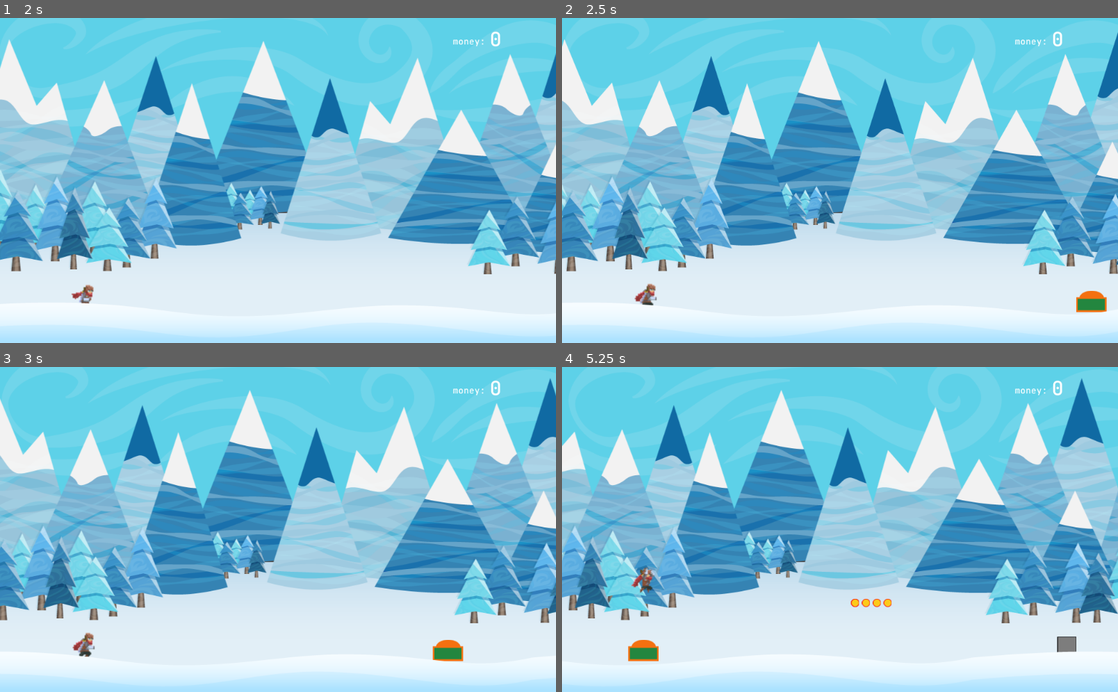
Above: before the commit, frames 1-4 (two rows, left to right).
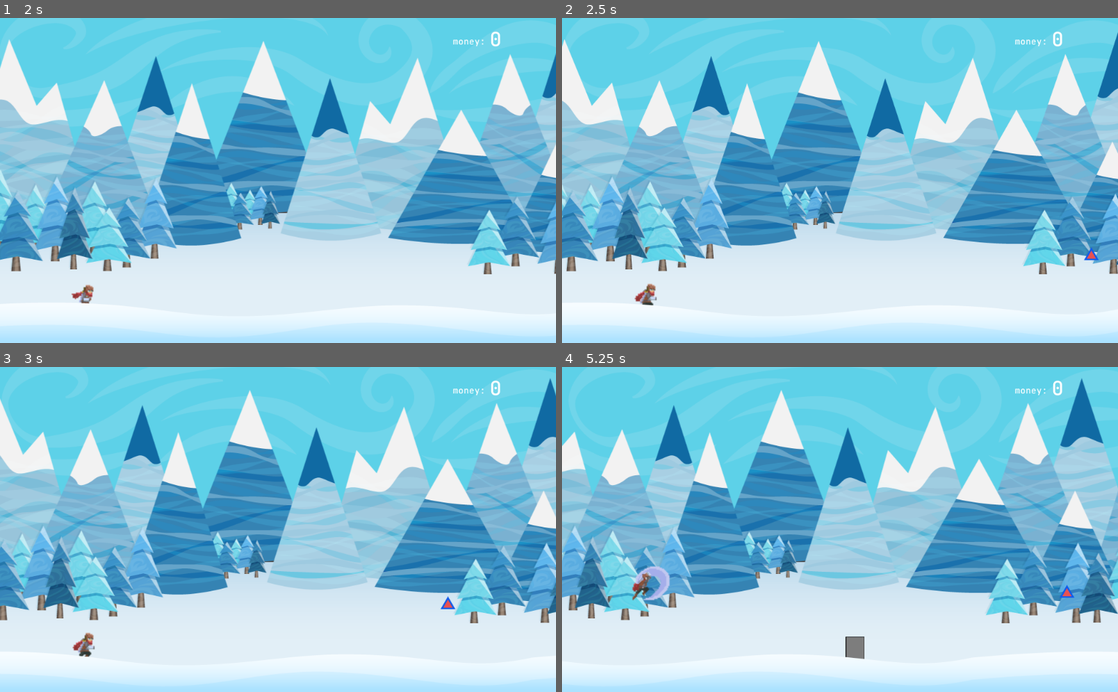
Above: after the commit, the same moments.

Repository: 1shevelov/Monster-Farm-prototype
Game: Godot game, scene res://Game.tscn
Two runs of this game, one before a commit and one after it. Both use one fixed random seed, a clock stepped at 60 frames per second and the inputs below. Sound files missing from this copy of the repository are replaced by a short silence.
Inputs:
- Up to frame 1 (2 s): tap Space (jump) at 0.77, 1.52 s
- Up to frame 2 (2.5 s): no input
- Up to frame 3 (3 s): no input
- Up to frame 4 (5.25 s): tap Space (jump) at 3.02, 3.77, 4.52 s

Frame 1 is identical in both runs. In frame 2, 0.4% of the frame differs, in the area x 92-98%, y 70-91%; in frame 3, 0.4%; in frame 4, 1.4%, in the area x 11-93%, y 61-91%.

Commit message:
Objects reworked, weapons added

Diff:
--- /dev/null
+++ b/assets/objects/big_stone.json
@@ -0,0 +1,10 @@
+{
+    "name": "big_stone",
+    "type": "Obstacle",
+    "hp": {
+        "min": 31,
+        "max": 68
+    },
+    "money": 0,
+    "image": "big_stone.png"
+}
--- a/assets/objects/treasure_chest.json
+++ b/assets/objects/treasure_chest.json
@@ -9,5 +9,6 @@
         "min": 250,
         "max": 900
     },
-    "image": "treasure_chest.png"
+    "image": "treasure_chest.png",
+    "weapon": "treasure chest's explosion"
 }
--- /dev/null
+++ b/assets/objects/trimob.json
@@ -0,0 +1,10 @@
+{
+    "name": "trimob",
+    "type": "OneHitMob",
+    "money": {
+	"min": 2,
+	"max": 5
+	},
+    "image": "trimob.png",
+    "weapon": "trimob's talons"
+}
--- /dev/null
+++ b/assets/objects/weapons.json
@@ -0,0 +1,33 @@
+{
+	{
+		"name": "stick",
+		"damage": {
+			"min": 5,
+			"max": 8
+		},
+		"delay": 1.0
+	},
+	{
+		"name": "sword",
+		"damage": {
+			"min": 15,
+			"max": 25
+		},
+		"delay": 2.0,
+		"probability": 0.9,
+	},
+	{
+		"name": "trimob's talons",
+		"damage": 5,
+		"one-time": true
+	},
+	{
+		"name": "treasure chest's explosion",
+		"damage": {
+			"min": 45,
+			"max": 79
+		},
+		"one-time": true,
+		"probability": 0.05
+	}
+}
--- a/avatar/Avatar.gd
+++ b/avatar/Avatar.gd
@@ -124,10 +124,18 @@
 	Signals.emit_signal("world_stopped")
 
 
-func on_one_hit_killed(killed_node: Node2D) -> void:
+func on_one_hit_killed(killed_node: Node2D, money_given: int = 0) -> void:
 	print(killed_node, " killed")
+	add_money(money_given)
 #	animation.stop()
 	animation.play("AirAttack")
+
+
+func add_money(money_given: int) -> void:
+	if money > 0:
+		print("Money given: ", money_given)
+		money += money_given
+		Signals.emit_signal("update_money", money)
 
 
 func kill_avatar():
@@ -148,9 +156,8 @@
 
 func on_killed(killed_node: Node2D, money_given: int = 0) -> void:
 	if attacked_node == killed_node:
-		print(killed_node, " killed, giving ", money_given)
-		money += money_given
-		Signals.emit_signal("update_money", money)
+		print(killed_node, " killed")
+		add_money(money_given)
 		$AttackTimer.stop()
 		state = RUN
 		Globals.world_speed = Globals.RUN_WORLD_SPEED
--- a/objects/InitObjects.gd
+++ b/objects/InitObjects.gd
@@ -4,10 +4,13 @@
 
 extends GDScript
 
-const objects_files := ["treasure_chest.json"]
+const objects_files := [
+	"trimob.json",
+	"big_stone.json",
+	"treasure_chest.json"]
 const objects: Array = []
 
-const obstacle_scene: String = Resources.objects_scenes + "Obstacle.tscn"
+#const obstacle_scene: String = Resources.objects_scenes + "Obstacle.tscn"
 
 
 func load_all_objects() -> void:
--- a/objects/Obstacle.gd
+++ b/objects/Obstacle.gd
@@ -23,32 +23,36 @@
 		var hp_min := 0.0
 		var hp_max := 0.0
 		if typeof(obj.hp) == TYPE_REAL:
-			hp_min = obj.hp
-			hp_max = hp_min
+			if obj.hp > 0:
+				hp_min = obj.hp
+			full_hp = int(round(hp_min))
+			current_hp = full_hp
 		elif typeof(obj.hp) == TYPE_DICTIONARY:
-			if obj.hp.has("min"):
+			if obj.hp.has("min") and obj.hp.min == TYPE_REAL and obj.hp.min > 0:
 				hp_min = obj.hp.min
-			if obj.hp.has("max"):
-				hp_max = obj.hp.max
-		if hp_min >= 0 and hp_max >= hp_min:
-# warning-ignore:narrowing_conversion
-			full_hp = round(rand_range(hp_min, hp_max))
+			if obj.hp.has("max") and obj.hp.max == TYPE_REAL:
+				if obj.hp.max > hp_min:
+					hp_max = obj.hp.max
+				else:
+					hp_max = hp_min
+			full_hp = int(round(rand_range(hp_min, hp_max)))
 			current_hp = full_hp
 
 	if obj.has("money"):
 		var money_min := 0.0
 		var money_max := 0.0
 		if typeof(obj.money) == TYPE_REAL:
-			money_min = obj.money
-			money_max = obj.money
+			if obj.money > 0:
+				money_min = obj.money
+			money = int(round(money_min))
 		elif typeof(obj.money) == TYPE_DICTIONARY:
-			if obj.money.has("min"):
+			if obj.money.has("min") and obj.money.min == TYPE_REAL and obj.money.min > 0:
 				money_min = obj.money.min
-			if obj.money.has("max"):
+			if obj.money.has("max") and obj.money.max == TYPE_REAL:
 				money_max = obj.money.max
-		if money_min >= 0 and money_max >= money_min:
-# warning-ignore:narrowing_conversion
-			money = round(rand_range(money_min, money_max))
+				if money_max < money_min:
+					money_max = money_min
+		money = int(round(rand_range(money_min, money_max)))
 
 
 func _physics_process(_delta):
--- /dev/null
+++ b/objects/OneHitMob.gd
@@ -0,0 +1,48 @@
+extends "../scripts/ScrollMovement.gd"
+
+onready var hit_sound := $HitSound
+onready var money_sound := $MoneySound
+
+var money: int
+
+func init(obj: Dictionary) -> void:
+	if obj.has("image"):
+		$Sprite.set_texture(load(Resources.objects + obj.image))
+		var sprite_size: Vector2 = $Sprite.get_texture().get_size()
+#		if sprite_size.x > sprite_size.y:
+		$Collision/CollisionShape2D.get_shape().set_radius(sprite_size.x / 1.5)
+
+	if obj.has("money"):
+		var money_min := 0.0
+		var money_max := 0.0
+		if typeof(obj.money) == TYPE_REAL:
+			money_min = obj.money
+			money_max = obj.money
+		elif typeof(obj.money) == TYPE_DICTIONARY:
+			if obj.money.has("min"):
+				money_min = obj.money.min
+			if obj.money.has("max"):
+				money_max = obj.money.max
+		if money_min >= 0 and money_max >= money_min:
+# warning-ignore:narrowing_conversion
+			money = round(rand_range(money_min, money_max))
+
+
+func _physics_process(_delta):
+	move()
+
+
+func _on_Collision_body_entered(body: Node):
+	if body.name == "Avatar":
+		hide()
+		if not Globals.SILENT_MODE:
+			hit_sound.play()
+		Signals.emit_signal("one_hit_killed", self, money)
+		if money > 0 and not Globals.SILENT_MODE:
+			money_sound.play()
+		yield(hit_sound, "finished")
+		queue_free()
+
+
+func _on_VisibilityNotifier2D_screen_exited():
+	queue_free()
--- a/objects/Trimob.tscn
+++ b/objects/OneHitMob.tscn
@@ -1,18 +1,17 @@
 [gd_scene load_steps=6 format=2]
 
 [ext_resource path="res://objects/Collision.tscn" type="PackedScene" id=1]
-[ext_resource path="res://assets/objects/trimob.png" type="Texture" id=2]
-[ext_resource path="res://objects/Trimob.gd" type="Script" id=3]
-[ext_resource path="res://assets/sounds/stone-hit.wav" type="AudioStream" id=4]
+[ext_resource path="res://objects/OneHitMob.gd" type="Script" id=2]
+[ext_resource path="res://assets/sounds/stone-hit.wav" type="AudioStream" id=3]
+[ext_resource path="res://assets/sounds/coin-pickup.wav" type="AudioStream" id=5]
 
 [sub_resource type="CircleShape2D" id=1]
 radius = 15.8114
 
-[node name="Trimob" type="Node2D"]
-script = ExtResource( 3 )
+[node name="OneHitMob" type="Node2D"]
+script = ExtResource( 2 )
 
 [node name="Sprite" type="Sprite" parent="."]
-texture = ExtResource( 2 )
 
 [node name="Collision" parent="." instance=ExtResource( 1 )]
 
@@ -23,7 +22,11 @@
 [node name="VisibilityNotifier2D" type="VisibilityNotifier2D" parent="."]
 
 [node name="HitSound" type="AudioStreamPlayer" parent="."]
-stream = ExtResource( 4 )
+stream = ExtResource( 3 )
+volume_db = -25.0
+
+[node name="MoneySound" type="AudioStreamPlayer" parent="."]
+stream = ExtResource( 5 )
 volume_db = -25.0
 
 [connection signal="body_entered" from="Collision" to="." method="_on_Collision_body_entered"]
--- a/objects/Spawner.gd
+++ b/objects/Spawner.gd
@@ -6,14 +6,12 @@
 var selected_scene_index := 0
 
 const coin_scene := "Coin"
-const stone_scene := "Stone"
-const trimob_scene := "Trimob"
+const onehitmob_scene := "OneHitMob"
 const obstacle_scene := "Obstacle"
 
 const packed_scenes = [
 	"res://objects/Coin.tscn",
-	"res://objects/Stone.tscn",
-	"res://objects/Trimob.tscn",
+	"res://objects/OneHitMob.tscn",
 	"res://objects/Obstacle.tscn"]
 var scenes := []
 
@@ -51,11 +49,15 @@
 	selected_scene_index = RNG.randi_range(0, scenes.size() - 1)
 	var temp_scene = scenes[selected_scene_index].instance()
 	match temp_scene.name:
-		coin_scene, trimob_scene:
+		coin_scene:
 			temp_scene.translate(Vector2(0, -Globals.SPAWN_LAYER_HEIGHT \
 				* rand_range(1, Globals.SPAWN_LAYER_NUM)))
 		obstacle_scene:
 			temp_scene.init(get_object(obstacle_scene))
+		onehitmob_scene:
+			temp_scene.init(get_object(onehitmob_scene))
+			temp_scene.translate(Vector2(0, -Globals.SPAWN_LAYER_HEIGHT \
+				* rand_range(1, Globals.SPAWN_LAYER_NUM)))
 
 #	add_child_below_node(self, temp_scene) - was used in tutorial, why?
 	add_child(temp_scene)
@@ -65,9 +67,12 @@
 
 
 func get_object(scene_name: String) -> Dictionary:
+	var scene_objects: Array = []
 	for obj in objects:
 		if(obj["type"] == scene_name):
-			return obj
+			scene_objects.append(obj)
+	if scene_objects.size() > 0:
+		return scene_objects[randi() % scene_objects.size()]
 	return {}
 
 
--- a/objects/Stone.gd
+++ /dev/null
@@ -1,34 +0,0 @@
-extends "../scripts/ScrollMovement.gd"
-
-onready var hit_sound := $HitSound
-
-onready var full_health_pool: int = round(rand_range(Globals.STONE_HEALTH_MIN,
-	Globals.STONE_HEALTH_MAX))
-onready var current_health: int = full_health_pool
-
-
-func _physics_process(_delta):
-	move()
-
-
-func _on_Collision_body_entered(body: Node):
-	if body.name == "Avatar":
-		if not Globals.SILENT_MODE:
-			hit_sound.play()
-		Signals.emit_signal("being_attacked", self)
-
-
-func _on_VisibilityNotifier2D_screen_exited():
-	queue_free()
-
-
-func receive_damage(amount: int) -> void:
-	current_health -= amount
-	print(self, " has health = ", current_health)
-	if current_health < 0:
-		current_health = 0
-	$HPBarUI.update_health(float(current_health) / float(full_health_pool) * 100)
-	if current_health <= 0:
-		Signals.emit_signal("killed", self)
-#		die effect or sound?
-		queue_free()
--- a/objects/Stone.tscn
+++ b/objects/Stone.tscn
@@ -1,8 +1,6 @@
-[gd_scene load_steps=7 format=2]
+[gd_scene load_steps=5 format=2]
 
 [ext_resource path="res://objects/Collision.tscn" type="PackedScene" id=1]
-[ext_resource path="res://assets/objects/obstacle.png" type="Texture" id=2]
-[ext_resource path="res://objects/Stone.gd" type="Script" id=3]
 [ext_resource path="res://assets/sounds/stone-hit.wav" type="AudioStream" id=4]
 [ext_resource path="res://HUD/HPBarUI.tscn" type="PackedScene" id=5]
 
@@ -10,10 +8,8 @@
 extents = Vector2( 20.5, 25.5 )
 
 [node name="Stone" type="Node2D"]
-script = ExtResource( 3 )
 
 [node name="Sprite" type="Sprite" parent="."]
-texture = ExtResource( 2 )
 
 [node name="Collision" parent="." instance=ExtResource( 1 )]
 
--- a/objects/Trimob.gd
+++ /dev/null
@@ -1,21 +0,0 @@
-extends "../scripts/ScrollMovement.gd"
-
-onready var hit_sound := $HitSound
-
-
-func _physics_process(_delta):
-	move()
-
-
-func _on_Collision_body_entered(body: Node):
-	if body.name == "Avatar":
-		hide()
-		if not Globals.SILENT_MODE:
-			hit_sound.play()
-		Signals.emit_signal("one_hit_killed", self)
-		yield(hit_sound, "finished")
-		queue_free()
-
-
-func _on_VisibilityNotifier2D_screen_exited():
-	queue_free()
--- a/project.godot
+++ b/project.godot
@@ -7,6 +7,16 @@
 ;   param=value ; assign values to parameters
 
 config_version=4
+
+_global_script_classes=[ {
+"base": "Reference",
+"class": "Weapon",
+"language": "GDScript",
+"path": "res://scripts/Weapon.gd"
+} ]
+_global_script_class_icons={
+"Weapon": ""
+}
 
 [application]
 
--- /dev/null
+++ b/scripts/Weapon.gd
@@ -0,0 +1,33 @@
+extends Reference
+class_name Weapon
+
+var name: String = ""
+var damage_min: int = 0
+var damage_max: int = 0
+var delay: float = 0.0 # in seconds
+var one_time: bool = false
+var description: String = ""
+var probability: float = 1.0
+#var damage_type
+#var image_res_file: String = "res://"
+
+func init(obj: Dictionary) -> bool:
+
+	if obj.has("name") and typeof(obj.name) == TYPE_STRING:
+		name = obj.name
+
+	if obj.has("damage"):
+		if typeof(obj.damage) == TYPE_REAL:
+			damage_min = int(obj.damage)
+			damage_max = damage_min
+		elif typeof(obj.damage) == TYPE_DICTIONARY:
+			if obj.damage.has("min") and typeof(obj.damage.min) == TYPE_REAL:
+				damage_min = int(obj.damage.min)
+			if obj.damage.has("max") and typeof(obj.damage.max) == TYPE_REAL:
+				damage_max = int(obj.damage.max)
+		if damage_min < 0:
+			damage_min = 0
+		if damage_max < damage_min:
+			damage_max = damage_min
+
+	return true
Renamed: assets/objects/obstacle.png -> assets/objects/big_stone.png
Not shown, changed: assets/objects/big_stone.png.import
